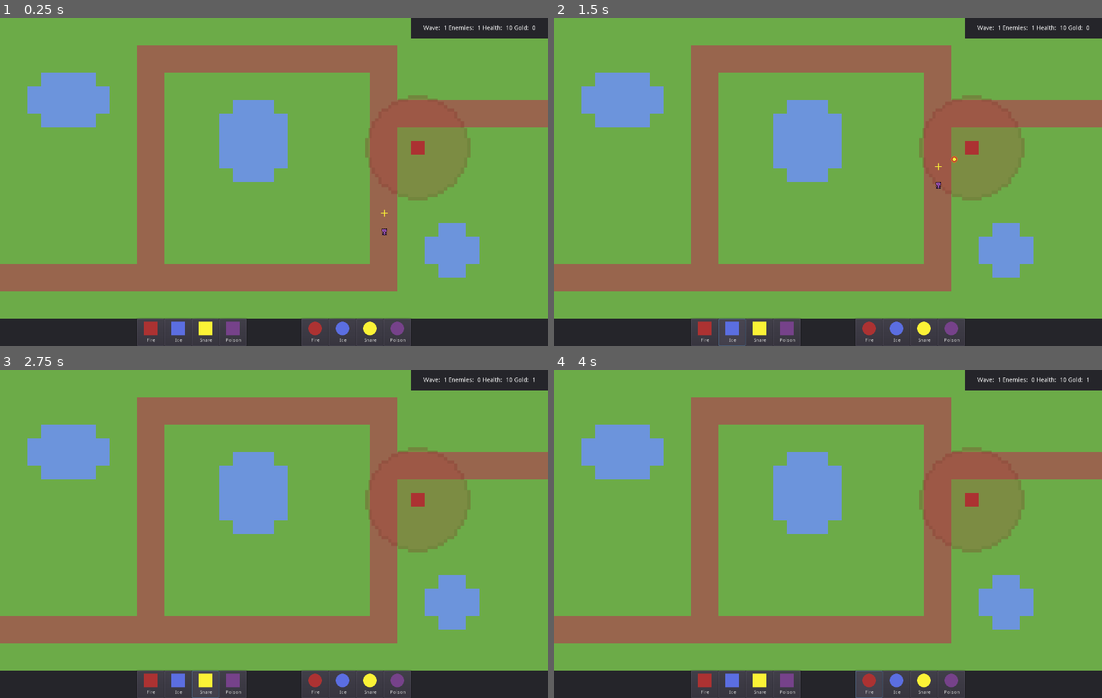
Above: before the commit, frames 1-4 (two rows, left to right).
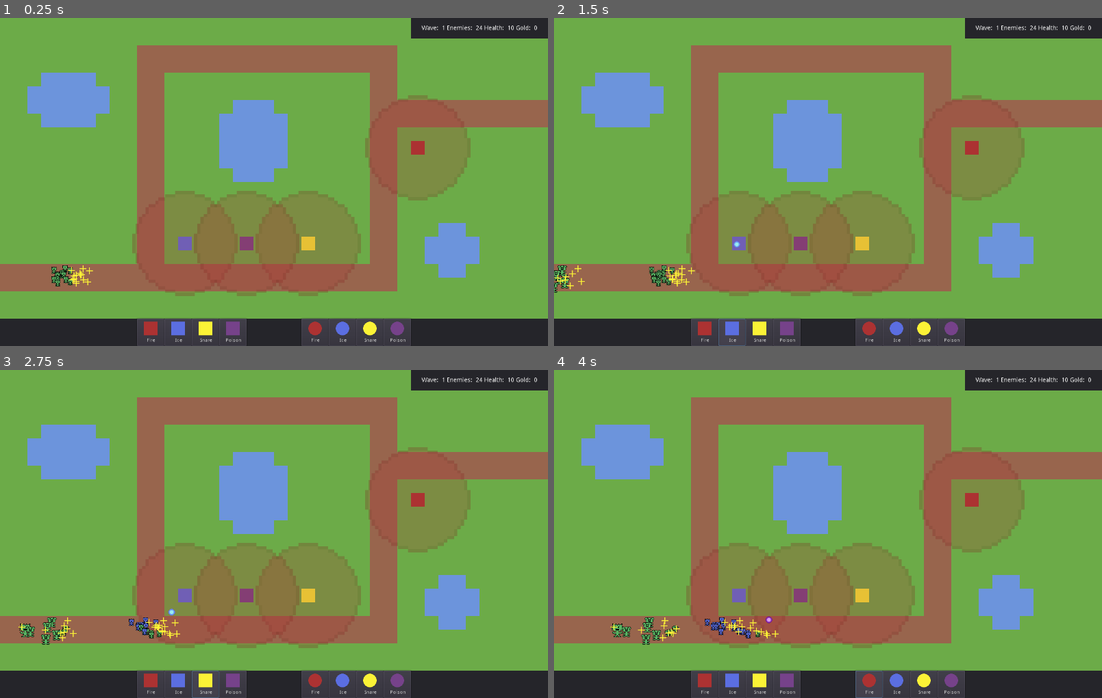
Above: after the commit, the same moments.

Repository: ivocoumans/godotwildjam72
Game: Godot game, scene res://screens/GameplayScreen.tscn
Two runs of this game, one before a commit and one after it. Both use one fixed random seed, a clock stepped at 60 frames per second and the inputs below.
Inputs:
- Up to frame 1 (0.25 s): no input
- Up to frame 2 (1.5 s): click "Fire" at 0.5 s; click "Ice" at 1.25 s
- Up to frame 3 (2.75 s): click "Snare" at 2 s
- Up to frame 4 (4 s): click "Poison" at 2.75 s; click "Fire" at 3.5 s

The runs differ from the first frame. In frame 1, 8.2% of the frame differs, in the area x 9-98%, y 2-85%; in frame 2, 8.4%; in frame 3, 8.5%; in frame 4, 8.5%, in the area x 10-98%, y 2-85%.

Commit message:
657: multiple enemy types

Diff:
--- a/actors/Enemy.gd
+++ /dev/null
@@ -1,74 +0,0 @@
-extends KinematicBody2D
-
-
-var health: float = 15.0
-var damage: float = 1.0
-var gold: float = 1.0
-var speed: float = 85.0 setget set_speed, get_speed
-
-
-var _is_slowed: bool = false
-var _slow_multiplier: float = 0.0
-var _slow_duration: float = 0.0
-var _slow_timer: float = 0.0
-var _dot_effects: Array = []
-
-
-func get_speed() -> float:
-	var multiplier: float = 1.0
-	if _is_slowed:
-		multiplier = _slow_multiplier
-	return speed * multiplier
-
-
-func set_speed(new_value: float) -> void:
-	speed = max(0, new_value)
-
-
-func _process(delta: float) -> void:
-	_process_slow(delta)
-	_process_damage(delta)
-
-
-func _process_slow(delta: float) -> void:
-	if !_is_slowed:
-		return
-
-	_slow_timer += delta
-	if _slow_timer >= _slow_duration:
-		_is_slowed = false
-
-
-func _process_damage(delta: float) -> void:
-	if _dot_effects.size() <= 0:
-		return
-	var finished_dots: Array = []
-
-	for dot in _dot_effects:
-		if dot.tick(delta):
-			take_damage(dot.get_tick_damage())
-		if (dot.get_duration() <= 0):
-			finished_dots.append(dot)
-
-	for dot in finished_dots:
-		_dot_effects.remove(_dot_effects.find(dot))
-
-
-func take_damage(add_damage: float) -> void:
-	health -= add_damage
-	if health <= 0:
-		health = 0
-		EventBus.emit_enemy_killed(gold)
-		queue_free()
-
-
-func take_damage_over_time(tick_damage: float, tick_duration: float, ticks: float) -> void:
-	var effect: DamageOverTimeEffect = DamageOverTimeEffect.new(tick_damage, tick_duration, ticks)
-	_dot_effects.append(effect)
-
-
-func slow(multiplier: float, duration: float) -> void:
-	_slow_multiplier = multiplier
-	_slow_duration = duration
-	_slow_timer = 0.0
-	_is_slowed = true
--- a/actors/Enemy.tscn
+++ /dev/null
@@ -1,18 +0,0 @@
-[gd_scene load_steps=4 format=2]
-
-[ext_resource path="res://assets/enemy.png" type="Texture" id=1]
-[ext_resource path="res://actors/Enemy.gd" type="Script" id=2]
-
-[sub_resource type="RectangleShape2D" id=1]
-extents = Vector2( 8, 8 )
-
-[node name="Enemy" type="KinematicBody2D"]
-script = ExtResource( 2 )
-
-[node name="Sprite" type="Sprite" parent="."]
-position = Vector2( 8, 8 )
-texture = ExtResource( 1 )
-
-[node name="CollisionShape2D" type="CollisionShape2D" parent="."]
-position = Vector2( 8, 8 )
-shape = SubResource( 1 )
--- a/actors/EnemySpawner.gd
+++ b/actors/EnemySpawner.gd
@@ -3,8 +3,11 @@
 
 const EnemyPathFollow: Resource = preload("res://actors/EnemyPathFollow.tscn")
 const EnemyLeadPathFollow: Resource = preload("res://actors/EnemyLeadPathFollow.tscn")
-const Enemy: Resource = preload("res://actors/Enemy.tscn")
 const EnemyLead: Resource = preload("res://actors/EnemyLead.tscn")
+const RegularEnemy: Resource = preload("res://actors/enemies/RegularEnemy.tscn")
+const StrongEnemy: Resource = preload("res://actors/enemies/StrongEnemy.tscn")
+const FastEnemy: Resource = preload("res://actors/enemies/FastEnemy.tscn")
+const BossEnemy: Resource = preload("res://actors/enemies/BossEnemy.tscn")
 
 
 const SPEED_VARIANCE: float = 7.5
@@ -19,14 +22,22 @@
 	_rng.randomize()
 
 
-func spawn_enemies(amount: int = 1) -> Array:
+func spawn_enemies(type: int = 0, amount: int = 1, offset: float = 0.0) -> Array:
+	var Enemy: PackedScene = RegularEnemy
+	if type == 1:
+		Enemy = StrongEnemy
+	elif type == 2:
+		Enemy = FastEnemy
+	elif type == 3:
+		Enemy = BossEnemy
+
 	var enemies: Array = []
 	for i in amount:
 		# create an enemy and its corresponding PathFollow node
 		var enemy_path_follow: PathFollow2D = EnemyPathFollow.instance()
 		enemy_path_follow.h_offset = _rng.randf_range(0, H_VARIANCE)
 		enemy_path_follow.v_offset = _rng.randf_range(0, V_VARIANCE)
-		enemy_path_follow.offset = 1100
+		enemy_path_follow.offset = offset
 		var enemy: Node = Enemy.instance()
 		enemy.speed = _rng.randf_range(enemy.speed - SPEED_VARIANCE, enemy.speed + SPEED_VARIANCE)
 		enemy.add_to_group("enemy")
--- /dev/null
+++ b/actors/enemies/BossEnemy.gd
@@ -0,0 +1,16 @@
+extends EnemyBase
+
+# signals
+# enums
+# constants
+# export
+# public
+# private
+# onready
+
+# built-in virtual _init
+# built-in virtual _ready
+# built-in virtuals methods
+
+# public methods
+# private methods
--- /dev/null
+++ b/actors/enemies/BossEnemy.tscn
@@ -0,0 +1,25 @@
+[gd_scene load_steps=5 format=2]
+
+[ext_resource path="res://actors/enemies/EnemyBase.tscn" type="PackedScene" id=1]
+[ext_resource path="res://assets/enemy4.png" type="Texture" id=2]
+[ext_resource path="res://actors/enemies/BossEnemy.gd" type="Script" id=3]
+
+[sub_resource type="RectangleShape2D" id=1]
+extents = Vector2( 16, 16 )
+
+[node name="BossEnemy" type="KinematicBody2D"]
+script = ExtResource( 3 )
+health = 35.0
+damage = 5.0
+gold = 15.0
+speed = 75.0
+
+[node name="Sprite" type="Sprite" parent="."]
+position = Vector2( 16, 16 )
+texture = ExtResource( 2 )
+
+[node name="CollisionShape2D" type="CollisionShape2D" parent="."]
+position = Vector2( 16, 16 )
+shape = SubResource( 1 )
+
+[node name="EnemyBase" parent="." instance=ExtResource( 1 )]
--- /dev/null
+++ b/actors/enemies/EnemyBase.gd
@@ -0,0 +1,122 @@
+extends KinematicBody2D
+class_name EnemyBase
+
+
+const COLOR_NORMAL = Color8(90, 180, 100)
+const COLOR_FIRE = Color8(172, 50, 50)
+const COLOR_FREEZE = Color8(91, 110, 225)
+const COLOR_SNARE = Color8(252, 242, 54)
+const COLOR_POISON = Color8(118, 66, 138)
+
+
+export (float) var health: float = 15.0
+export (float) var damage: float = 1.0
+export (float) var gold: float = 1.0
+export (float) var speed: float = 85.0 setget set_speed, get_speed
+
+
+var _slow_effects: Array = []
+var _dot_effects: Array = []
+
+
+onready var sprite: Sprite = $Sprite
+
+
+func _ready() -> void:
+	sprite.modulate = COLOR_NORMAL
+
+
+func get_speed() -> float:
+	return speed * _get_slow_multiplier()
+
+
+func set_speed(new_value: float) -> void:
+	speed = max(0, new_value)
+
+
+func _process(delta: float) -> void:
+	_process_slow(delta)
+	_process_damage(delta)
+
+
+func _process_slow(delta: float) -> void:
+	if _slow_effects.size() <= 0:
+		return
+
+	var finished_slows: Array = []
+	for slow in _slow_effects:
+		if !slow.tick(delta):
+			continue
+		finished_slows.append(slow)
+
+	for slow in finished_slows:
+		_slow_effects.remove(_slow_effects.find(slow))
+
+	if finished_slows.size() > 0:
+		_set_color()
+
+
+func _process_damage(delta: float) -> void:
+	if _dot_effects.size() <= 0:
+		return
+
+	var finished_dots: Array = []
+	for dot in _dot_effects:
+		if dot.tick(delta):
+			take_damage(dot.get_tick_damage())
+		if (dot.get_duration() <= 0):
+			finished_dots.append(dot)
+
+	for dot in finished_dots:
+		_dot_effects.remove(_dot_effects.find(dot))
+
+	if _dot_effects.size() <= 0:
+		_set_color()
+
+
+func take_damage(add_damage: float) -> void:
+	health -= add_damage
+	if health <= 0:
+		health = 0
+		EventBus.emit_enemy_killed(gold)
+		queue_free()
+	_set_color()
+
+
+func take_damage_over_time(tick_damage: float, tick_duration: float, ticks: float) -> void:
+	var effect: DamageOverTimeEffect = DamageOverTimeEffect.new(tick_damage, tick_duration, ticks)
+	_dot_effects.append(effect)
+	_set_color()
+
+
+func slow(multiplier: float, duration: float) -> void:
+	var effect: SlowEffect = SlowEffect.new(multiplier, duration)
+	_slow_effects.append(effect)
+	_set_color()
+
+
+func _set_color() -> void:
+	var color = COLOR_NORMAL
+	if _slow_effects.size() > 0:
+		if _get_slow_multiplier() <= 0:
+			color = COLOR_SNARE
+		else:
+			color = COLOR_FREEZE
+	elif _dot_effects.size() > 0:
+		color = COLOR_POISON
+
+	if sprite.modulate != color:
+		sprite.modulate = color
+
+
+func _get_slow_multiplier() -> float:
+	var multiplier: float = 1.0
+	if _slow_effects.size() <= 0:
+		return multiplier
+
+	for effect in _slow_effects:
+		var slow_multiplier = effect.get_multiplier()
+		if slow_multiplier >= multiplier:
+			continue
+		multiplier = slow_multiplier
+	return multiplier
--- /dev/null
+++ b/actors/enemies/EnemyBase.tscn
@@ -0,0 +1,3 @@
+[gd_scene format=2]
+
+[node name="EnemyBase" type="Node2D"]
--- /dev/null
+++ b/actors/enemies/FastEnemy.gd
@@ -0,0 +1,16 @@
+extends EnemyBase
+
+# signals
+# enums
+# constants
+# export
+# public
+# private
+# onready
+
+# built-in virtual _init
+# built-in virtual _ready
+# built-in virtuals methods
+
+# public methods
+# private methods
--- /dev/null
+++ b/actors/enemies/FastEnemy.tscn
@@ -0,0 +1,24 @@
+[gd_scene load_steps=5 format=2]
+
+[ext_resource path="res://actors/enemies/EnemyBase.tscn" type="PackedScene" id=1]
+[ext_resource path="res://assets/enemy3.png" type="Texture" id=2]
+[ext_resource path="res://actors/enemies/FastEnemy.gd" type="Script" id=3]
+
+[sub_resource type="RectangleShape2D" id=1]
+extents = Vector2( 8, 8 )
+
+[node name="FastEnemy" type="KinematicBody2D"]
+script = ExtResource( 3 )
+health = 10.0
+gold = 3.0
+speed = 100.0
+
+[node name="Sprite" type="Sprite" parent="."]
+position = Vector2( 8, 8 )
+texture = ExtResource( 2 )
+
+[node name="CollisionShape2D" type="CollisionShape2D" parent="."]
+position = Vector2( 8, 8 )
+shape = SubResource( 1 )
+
+[node name="EnemyBase" parent="." instance=ExtResource( 1 )]
--- /dev/null
+++ b/actors/enemies/RegularEnemy.gd
@@ -0,0 +1,16 @@
+extends EnemyBase
+
+# signals
+# enums
+# constants
+# export
+# public
+# private
+# onready
+
+# built-in virtual _init
+# built-in virtual _ready
+# built-in virtuals methods
+
+# public methods
+# private methods
--- /dev/null
+++ b/actors/enemies/RegularEnemy.tscn
@@ -0,0 +1,21 @@
+[gd_scene load_steps=5 format=2]
+
+[ext_resource path="res://actors/enemies/EnemyBase.tscn" type="PackedScene" id=1]
+[ext_resource path="res://assets/enemy1.png" type="Texture" id=2]
+[ext_resource path="res://actors/enemies/RegularEnemy.gd" type="Script" id=3]
+
+[sub_resource type="RectangleShape2D" id=1]
+extents = Vector2( 8, 8 )
+
+[node name="RegularEnemy" type="KinematicBody2D"]
+script = ExtResource( 3 )
+
+[node name="Sprite" type="Sprite" parent="."]
+position = Vector2( 8, 8 )
+texture = ExtResource( 2 )
+
+[node name="CollisionShape2D" type="CollisionShape2D" parent="."]
+position = Vector2( 8, 8 )
+shape = SubResource( 1 )
+
+[node name="EnemyBase" parent="." instance=ExtResource( 1 )]
--- /dev/null
+++ b/actors/enemies/StrongEnemy.gd
@@ -0,0 +1,16 @@
+extends EnemyBase
+
+# signals
+# enums
+# constants
+# export
+# public
+# private
+# onready
+
+# built-in virtual _init
+# built-in virtual _ready
+# built-in virtuals methods
+
+# public methods
+# private methods
--- /dev/null
+++ b/actors/enemies/StrongEnemy.tscn
@@ -0,0 +1,21 @@
+[gd_scene load_steps=5 format=2]
+
+[ext_resource path="res://actors/enemies/EnemyBase.tscn" type="PackedScene" id=1]
+[ext_resource path="res://assets/enemy2.png" type="Texture" id=2]
+[ext_resource path="res://actors/enemies/StrongEnemy.gd" type="Script" id=3]
+
+[sub_resource type="RectangleShape2D" id=1]
+extents = Vector2( 12, 12 )
+
+[node name="StrongEnemy" type="KinematicBody2D"]
+script = ExtResource( 3 )
+
+[node name="Sprite" type="Sprite" parent="."]
+position = Vector2( 12, 12 )
+texture = ExtResource( 2 )
+
+[node name="CollisionShape2D" type="CollisionShape2D" parent="."]
+position = Vector2( 12, 12 )
+shape = SubResource( 1 )
+
+[node name="EnemyBase" parent="." instance=ExtResource( 1 )]
--- /dev/null
+++ b/actors/slow_effect.gd
@@ -0,0 +1,25 @@
+class_name SlowEffect
+
+
+var _multiplier: float = 0.0
+var _duration: float = 0.0
+
+
+func get_duration() -> float:
+	return _duration
+
+
+func get_multiplier() -> float:
+	return _multiplier
+
+
+func _init(slow_multiplier: float, duration: float) -> void:
+	_multiplier = slow_multiplier
+	_duration = duration
+
+
+func tick(delta: float) -> bool:
+	_duration -= delta
+	if _duration <= 0:
+		return true
+	return false
--- a/objects/towers/TowerBase.gd
+++ b/objects/towers/TowerBase.gd
@@ -46,7 +46,9 @@
 	if !is_enabled or !body.is_in_group("enemy_lead"):
 		return
 	_enemies.append(body)
-	_is_firing = true
+	if !_is_firing:
+		_timer = fire_rate
+		_is_firing = true
 
 
 func _on_Area2D_body_exited(body: Node2D) -> void:
--- a/project.godot
+++ b/project.godot
@@ -24,6 +24,16 @@
 "language": "GDScript",
 "path": "res://actors/damage_over_time_effect.gd"
 }, {
+"base": "KinematicBody2D",
+"class": "EnemyBase",
+"language": "GDScript",
+"path": "res://actors/enemies/EnemyBase.gd"
+}, {
+"base": "Reference",
+"class": "SlowEffect",
+"language": "GDScript",
+"path": "res://actors/slow_effect.gd"
+}, {
 "base": "Node2D",
 "class": "TowerBase",
 "language": "GDScript",
@@ -33,6 +43,8 @@
 "BulletBase": "",
 "Common": "",
 "DamageOverTimeEffect": "",
+"EnemyBase": "",
+"SlowEffect": "",
 "TowerBase": ""
 }
 
--- a/screens/GameplayScreen.gd
+++ b/screens/GameplayScreen.gd
@@ -144,12 +144,15 @@
 func _spawn_wave() -> void:
 	# TODO
 	_wave += 1
-	_spawn_enemies()
+	_spawn_enemies(0, 15, 250)
+	_spawn_enemies(1, 5, 0)
+	_spawn_enemies(2, 3, -50)
+	_spawn_enemies(3, 1, -250)
 	ui.set_wave(_wave)
 
 
-func _spawn_enemies() -> void:
-	var spawned_enemies: Array = enemy_spawner.spawn_enemies(1)
+func _spawn_enemies(type: int = 0, amount: int = 1, offset: float = 0) -> void:
+	var spawned_enemies: Array = enemy_spawner.spawn_enemies(type, amount, offset)
 	for enemy_path_follow in spawned_enemies:
 		path.add_child(enemy_path_follow)
 		path.add_child(enemy_path_follow.enemy_lead_path_follow)
--- a/screens/GameplayScreen.tscn
+++ b/screens/GameplayScreen.tscn
@@ -7,6 +7,9 @@
 [ext_resource path="res://objects/Camera.tscn" type="PackedScene" id=5]
 [ext_resource path="res://objects/BulletSpawner.tscn" type="PackedScene" id=6]
 [ext_resource path="res://ui/UI.tscn" type="PackedScene" id=7]
+[ext_resource path="res://objects/towers/PoisonTower.tscn" type="PackedScene" id=8]
+[ext_resource path="res://objects/towers/FreezeTower.tscn" type="PackedScene" id=9]
+[ext_resource path="res://objects/towers/SnareTower.tscn" type="PackedScene" id=10]
 
 [sub_resource type="Curve2D" id=1]
 _data = {
@@ -42,6 +45,21 @@
 position = Vector2( 960, 288 )
 show_radius = true
 
+[node name="FreezeTower" parent="Node2D/Towers" instance=ExtResource( 9 )]
+position = Vector2( 416, 512 )
+show_radius = true
+fire_rate = 1.0
+
+[node name="SnareTower" parent="Node2D/Towers" instance=ExtResource( 10 )]
+position = Vector2( 704, 512 )
+show_radius = true
+fire_rate = 3.0
+
+[node name="PoisonTower" parent="Node2D/Towers" instance=ExtResource( 8 )]
+position = Vector2( 560, 512 )
+show_radius = true
+fire_rate = 2.5
+
 [node name="Enemies" type="YSort" parent="Node2D"]
 
 [node name="Bullets" type="YSort" parent="Node2D"]
Binary file removed: assets/enemy.png
Binary file added: assets/enemy1.png
Not shown, added: assets/enemy1.png.import
Binary file added: assets/enemy2.png
Not shown, added: assets/enemy2.png.import
Binary file added: assets/enemy3.png
Not shown, added: assets/enemy3.png.import
Binary file added: assets/enemy4.png
Not shown, added: assets/enemy4.png.import
Not shown: 1 places in screens/GameplayScreen.tscn that only renumber resources
